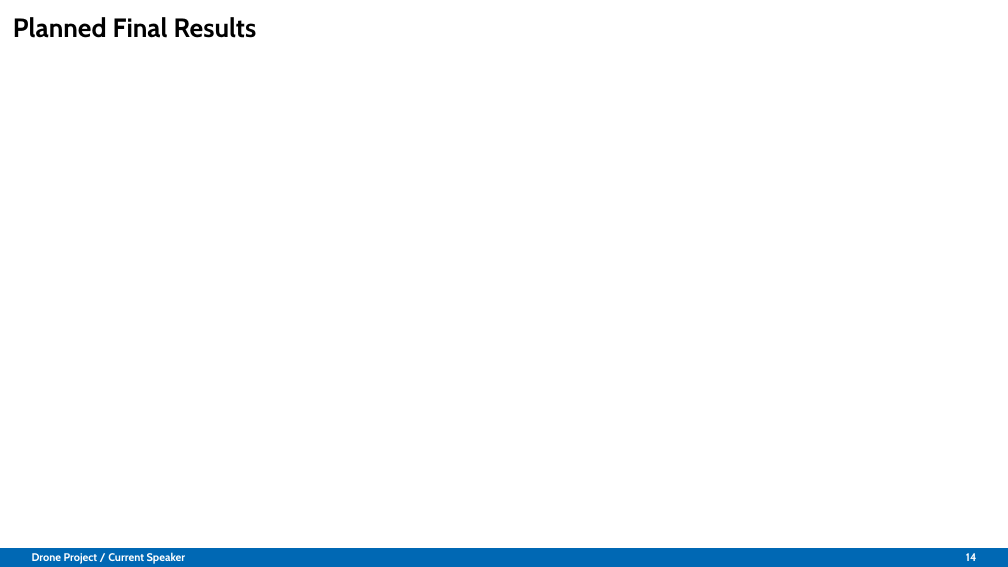
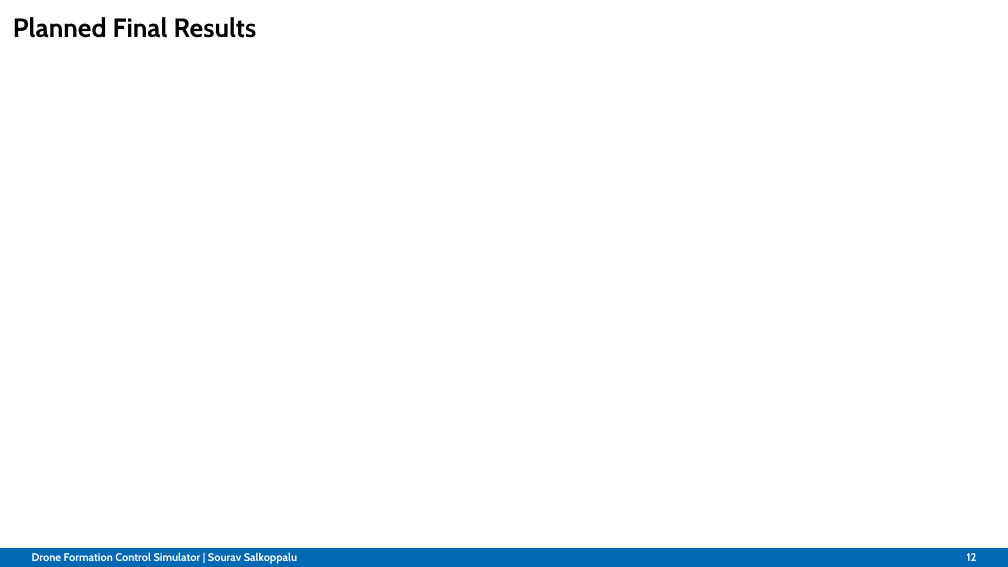
Before and after one commit to Belvin7/Drone_Project_personal-, a slide deck: slide 12 of AMS_Intermediate_Presentation.odp (slide 14 before the commit). Drawn at 1008x567 pixels with LibreOffice and Linux fonts; fonts in the diff are those of the drawing; background and template pictures are left out. Boxes give left, top, right and bottom in pixels: in the first picture for what was removed or moved away, otherwise in the second. Text is boxed around its words. In the diff, an @@ line names an element or a change of style, - is before the commit and + after.

```diff
--- a/AMS_Intermediate_Presentation.odp
+++ b/AMS_Intermediate_Presentation.odp
@@ text at bbox=[32, 552, 297, 564]: text changed @@
-Drone Project / Current Speaker
+Drone Formation Control Simulator | Sourav Salkoppalu
@@ page number at bbox=[967, 553, 977, 561]: text changed @@
-14
+12
```
Also in this commit, not shown: 10 other slides changed, 1 slide added, 2 slides removed.
